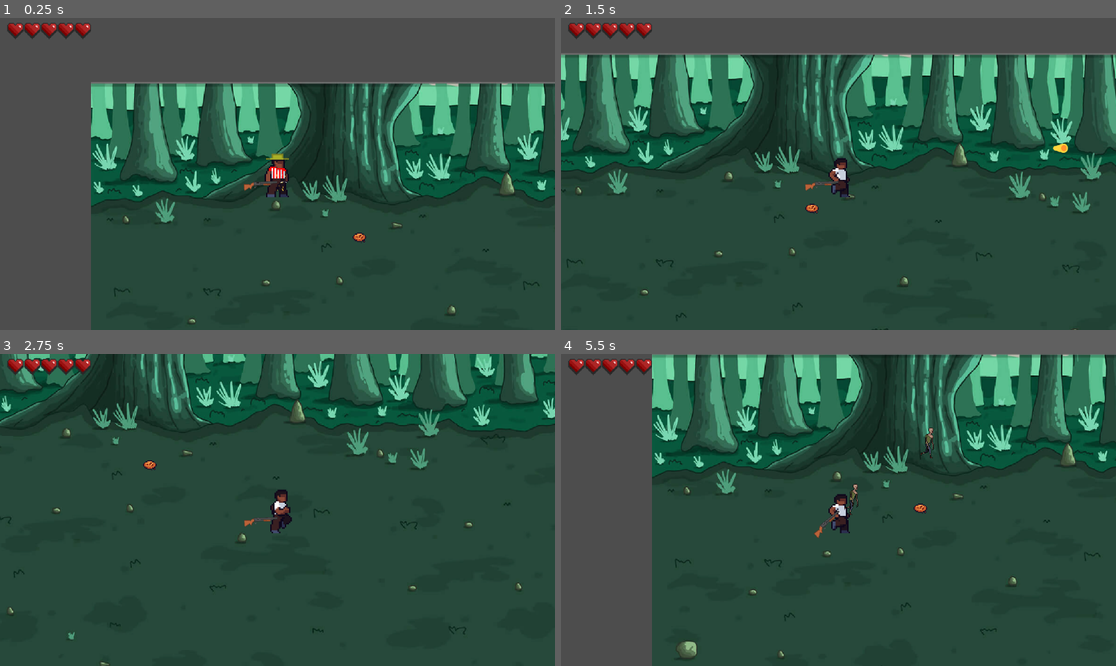
Above: before the commit, frames 1-4 (two rows, left to right).
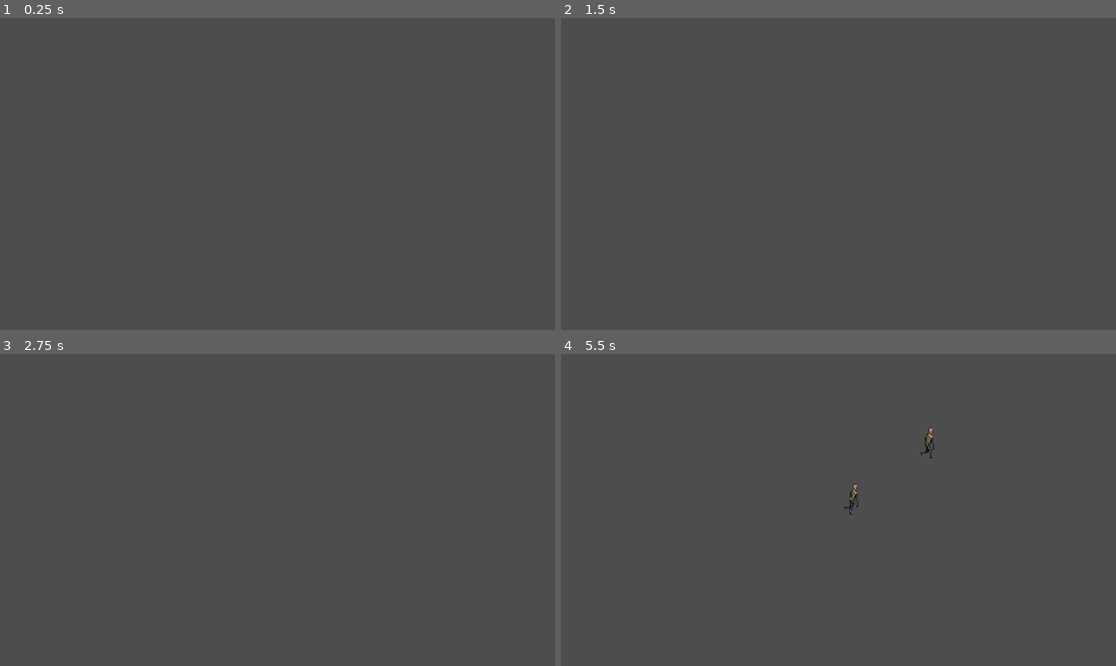
Above: after the commit, the same moments.

Repository: HJBallen/Godot_Project
Game: Godot game, scene res://scenes/stage.tscn
The game is run twice, just before and just after one commit, with the same random seed, the same clock (stepped at 60 frames per second) and the same inputs.
Inputs:
- Up to frame 1 (0.25 s): no input
- Up to frame 2 (1.5 s): tap Enter at 0.5 s; hold D (move_right) 0.53-1.28 s; hold S (move_down) from 1.28 s (still down)
- Up to frame 3 (2.75 s): release S (move_down) at 2.03 s; hold D (move_right) from 2.03 s (still down)
- Up to frame 4 (5.5 s): release D (move_right) at 2.78 s; hold W (move_up) 2.78-3.53 s; hold A (move_left) 3.53-5.03 s; hold S (move_down) from 5.03 s (still down)

The runs differ from the first frame. In frame 1, 67% of the frame differs, in the area x 1-100%, y 1-100%; in frame 2, 89%; in frame 3, 100%, in the area x 0-100%, y 0-100%; in frame 4, 84%.

Commit message:
Se modifico una cosita

Diff:
--- a/project.godot
+++ b/project.godot
@@ -14,6 +14,10 @@
 run/main_scene="res://scenes/stage.tscn"
 config/features=PackedStringArray("4.2", "Forward Plus")
 config/icon="res://icon.svg"
+
+[autoload]
+
+GLOBAL="*res://scripts/global.gd"
 
 [input]
 
--- a/scenes/objeto.tscn
+++ /dev/null
@@ -1,21 +0,0 @@
-[gd_scene load_steps=4 format=3 uid="uid://clgunanowih5l"]
-
-[ext_resource type="Texture2D" uid="uid://donsyalxsbbip" path="res://assets/objects/healing/Food.png" id="1_6sb2x"]
-[ext_resource type="Script" path="res://scripts/objeto.gd" id="1_s4pdb"]
-
-[sub_resource type="RectangleShape2D" id="RectangleShape2D_atig1"]
-
-[node name="Objeto" type="Area2D"]
-script = ExtResource("1_s4pdb")
-
-[node name="Sprite2D" type="Sprite2D" parent="."]
-position = Vector2(0, -2)
-scale = Vector2(1.78125, 1.625)
-texture = ExtResource("1_6sb2x")
-hframes = 8
-vframes = 8
-
-[node name="CollisionShape2D" type="CollisionShape2D" parent="."]
-shape = SubResource("RectangleShape2D_atig1")
-
-[connection signal="body_entered" from="." to="." method="_on_body_entered"]
--- a/scenes/stage.tscn
+++ b/scenes/stage.tscn
@@ -1,11 +1,10 @@
-[gd_scene load_steps=8 format=3 uid="uid://bwisrv221crb7"]
+[gd_scene load_steps=7 format=3 uid="uid://bwisrv221crb7"]
 
 [ext_resource type="Script" path="res://scripts/gui.gd" id="1_ahm25"]
 [ext_resource type="Texture2D" uid="uid://d27kq2e7mfarc" path="res://assets/backgrounds/scene.PNG" id="1_du02s"]
 [ext_resource type="Script" path="res://scripts/stage.gd" id="1_jykxd"]
 [ext_resource type="PackedScene" uid="uid://v8e678naupoy" path="res://scenes/corazon.tscn" id="2_3h6h4"]
 [ext_resource type="PackedScene" uid="uid://crlk8w0plbn4f" path="res://scenes/player.tscn" id="2_nquie"]
-[ext_resource type="PackedScene" uid="uid://clgunanowih5l" path="res://scenes/objeto.tscn" id="6_7cvmk"]
 
 [sub_resource type="Curve2D" id="Curve2D_klcus"]
 _data = {
@@ -18,6 +17,7 @@
 
 [node name="GUI" type="CanvasLayer" parent="."]
 unique_name_in_owner = true
+visible = false
 script = ExtResource("1_ahm25")
 
 [node name="corazon" parent="GUI" instance=ExtResource("2_3h6h4")]
@@ -25,6 +25,7 @@
 
 [node name="CanvasLayer" type="CanvasLayer" parent="."]
 layer = -90
+visible = false
 follow_viewport_enabled = true
 
 [node name="Sprite2D2" type="Sprite2D" parent="CanvasLayer"]
@@ -34,6 +35,7 @@
 
 [node name="Player" parent="." instance=ExtResource("2_nquie")]
 unique_name_in_owner = true
+visible = false
 position = Vector2(388, 192)
 
 [node name="SpawnPoint" type="Path2D" parent="Player"]
@@ -49,6 +51,7 @@
 autostart = true
 
 [node name="Limit" type="Node2D" parent="."]
+visible = false
 
 [node name="inicio_stage" type="Marker2D" parent="Limit" groups=["inicio"]]
 position = Vector2(133, 76)
@@ -56,10 +59,6 @@
 [node name="final_stage" type="Marker2D" parent="Limit" groups=["final"]]
 position = Vector2(1220, 612)
 
-[node name="Objeto" parent="." instance=ExtResource("6_7cvmk")]
-position = Vector2(558, 326)
-
 [connection signal="death" from="Player" to="." method="_on_player_death"]
 [connection signal="hit" from="Player" to="GUI" method="_on_player_hit"]
 [connection signal="timeout" from="Player/SpawnPoint/Timer" to="." method="_on_timer_timeout"]
-[connection signal="heal" from="Objeto" to="GUI" method="_on_objeto_heal"]
